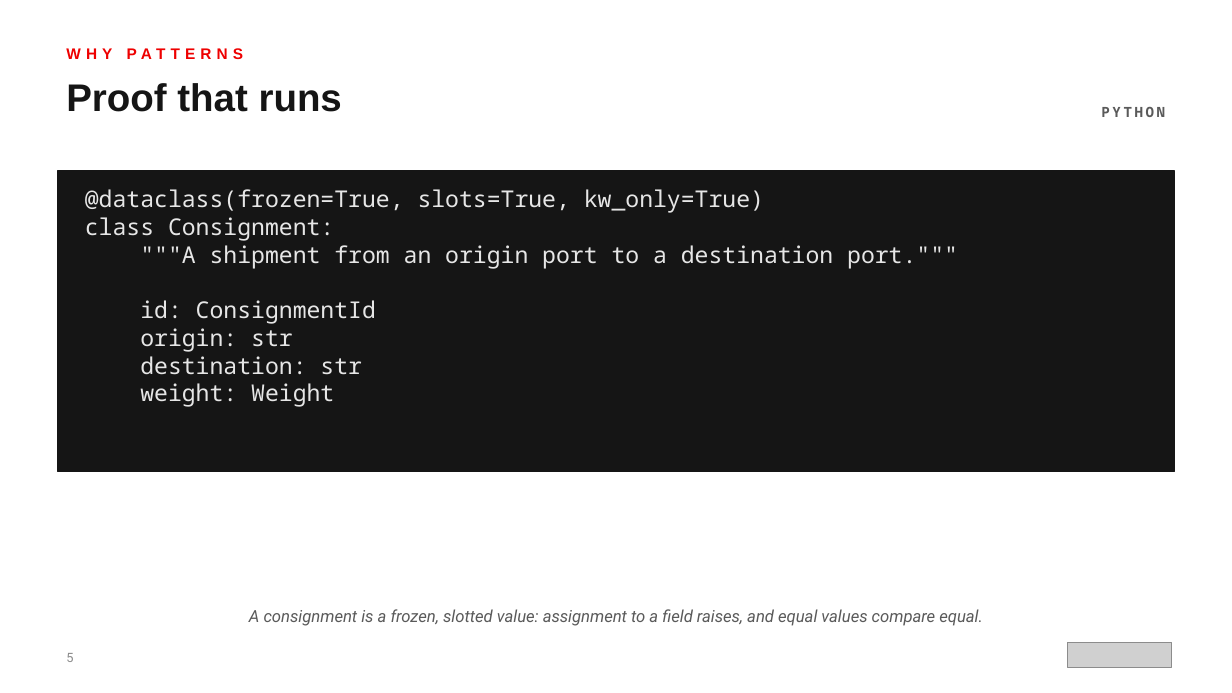
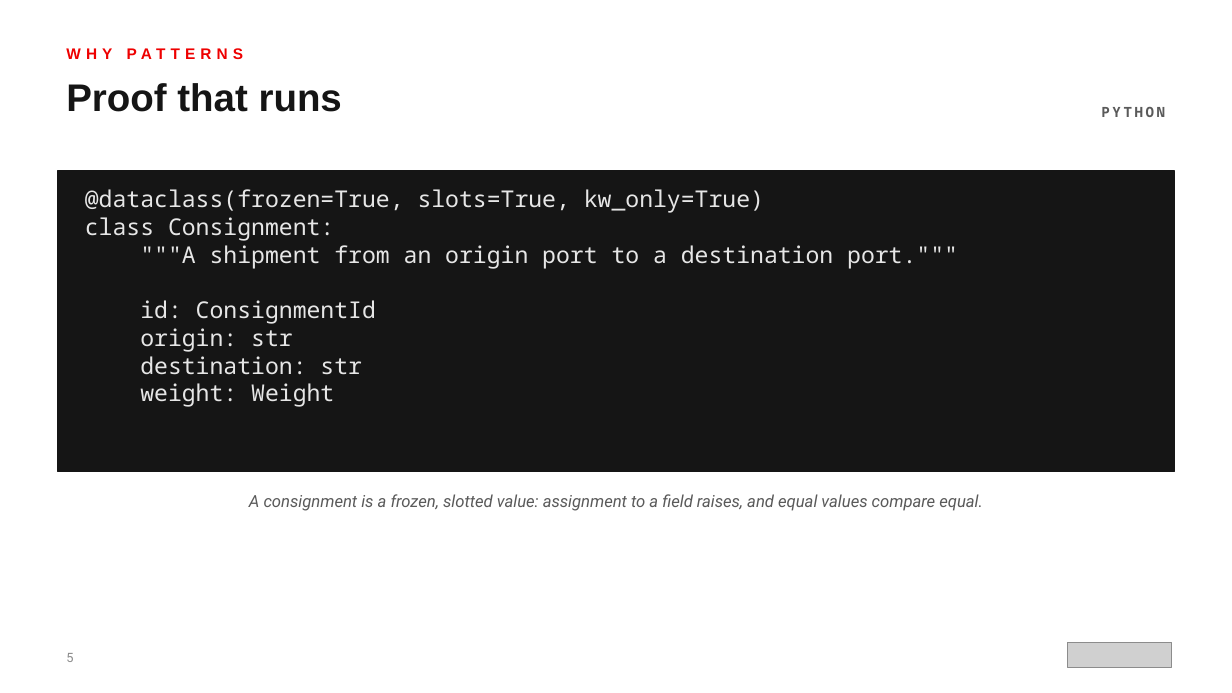
Before and after one commit to patterncatalyst/design-patterns-with-python, a slide deck: slide 5 of presentation/design-patterns-with-python-101-patterns-and-solid.pptx. Drawn at 1232x693 pixels with LibreOffice and Linux fonts; fonts in the diff are those of the drawing; grey boxes stand for pictures. Boxes give left, top, right and bottom in pixels: in the first picture for what was removed or moved away, otherwise in the second. Text is boxed around its words. In the diff, an @@ line names an element or a change of style, - is before the commit and + after.

```diff
--- a/presentation/design-patterns-with-python-101-patterns-and-solid.pptx
+++ b/presentation/design-patterns-with-python-101-patterns-and-solid.pptx
@@ text "A consignment is a frozen, ..." moved from (x1=249, y1=609, x2=983, y2=626) to (x1=249, y1=494, x2=983, y2=511) @@
```
Also in this commit, not shown: 23 other slides changed, 5 other files.
